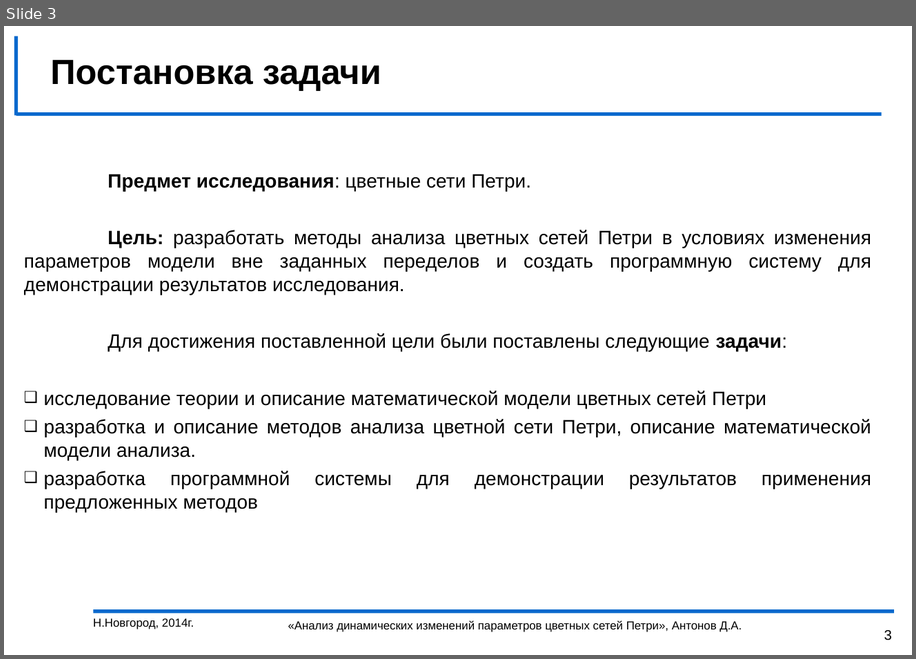
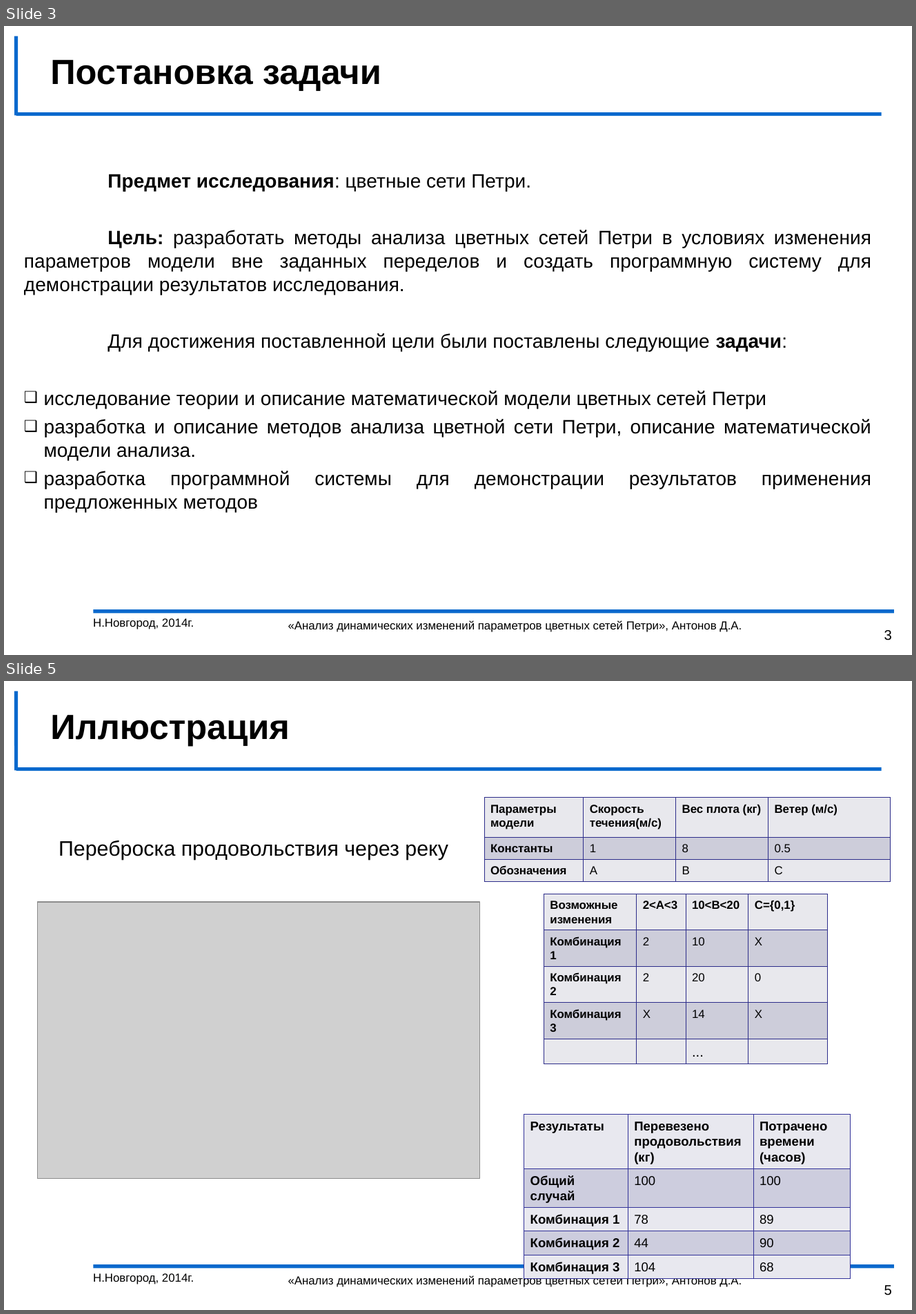
Before and after one commit to DeantoPrivate/myPetri, a slide deck: диплом/презентация и выступление/презентация.ppt. Shown one above the other, each under a label of ours: slide 3 before the commit, slides 3 and 5 after it; the slides between them are not shown. The pictures are 916x659 and 916x1314 pixels, drawn with LibreOffice and Linux fonts; fonts in the diff are those of the drawing; grey boxes stand for pictures; background and template pictures are left out. Boxes give left, top, right and bottom in pixels: in the first picture for what was removed or moved away, otherwise in the second. Text is boxed around its words. In the diff, an @@ line names an element or a change of style, - is before the commit and + after.

```diff
--- a/диплом/презентация и выступление/презентация.ppt
+++ b/диплом/презентация и выступление/презентация.ppt
@@ slide 5 added at (4,681,912,1310), background #FFFFFF; not listed: 3 template elements that a slide beside it also shows @@
@@ title added at (50,715,290,746), 30 pt, text #000000, bold @@
+Иллюстрация
@@ table added at (484,798,889,880), 3 rows, 4 columns @@
+Параметры модели | Скорость течения(м/с) | Вес плота (кг) | Ветер (м/с)
+Константы | 1 | 8 | 0.5
+Обозначения | А | B | C
@@ text added at (59,840,448,860), 18 pt, text #000000 @@
+Переброска продовольствия через реку
@@ picture added at (38,902,480,1178) @@
@@ table added at (544,894,827,1037), 5 rows, 4 columns @@
+Возможные изменения | 2<A<3 | 10<B<20 | C={0,1}
+Комбинация 1 | 2 | 10 | Х
+Комбинация 2 | 2 | 20 | 0
+Комбинация 3 | Х | 14 | Х
+ |  | ... | 
@@ table added at (524,1114,850,1276), 5 rows, 3 columns @@
+Результаты | Перевезено продовольствия (кг) | Потрачено времени (часов)
+Общий случай | 100 | 100
+Комбинация 1 | 78 | 89
+Комбинация 2 | 44 | 90
+Комбинация 3 | 104 | 68
@@ text added at (93,1273,194,1284), 10 pt, text #000000 @@
+Н.Новгород, 2014г.
@@ text added at (288,1274,742,1287), 10 pt, text #000000 @@
+«Анализ динамических изменений параметров цветных сетей Петри», Антонов Д.А.
@@ page number added at (884,1285,892,1295), 12 pt, text #000000 @@
+5
```
Also in this commit, not shown: 3 slides changed, 1 other file.
